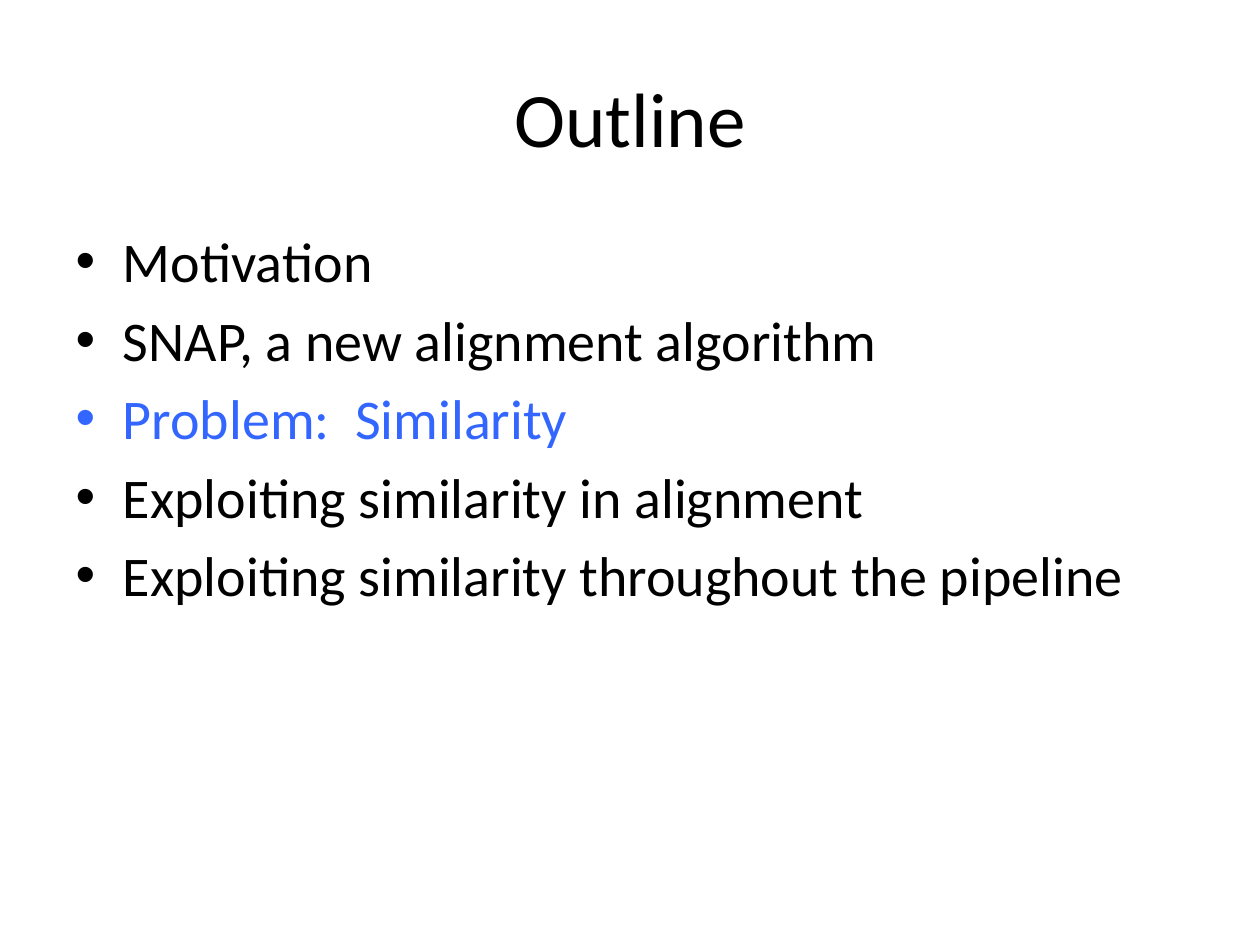
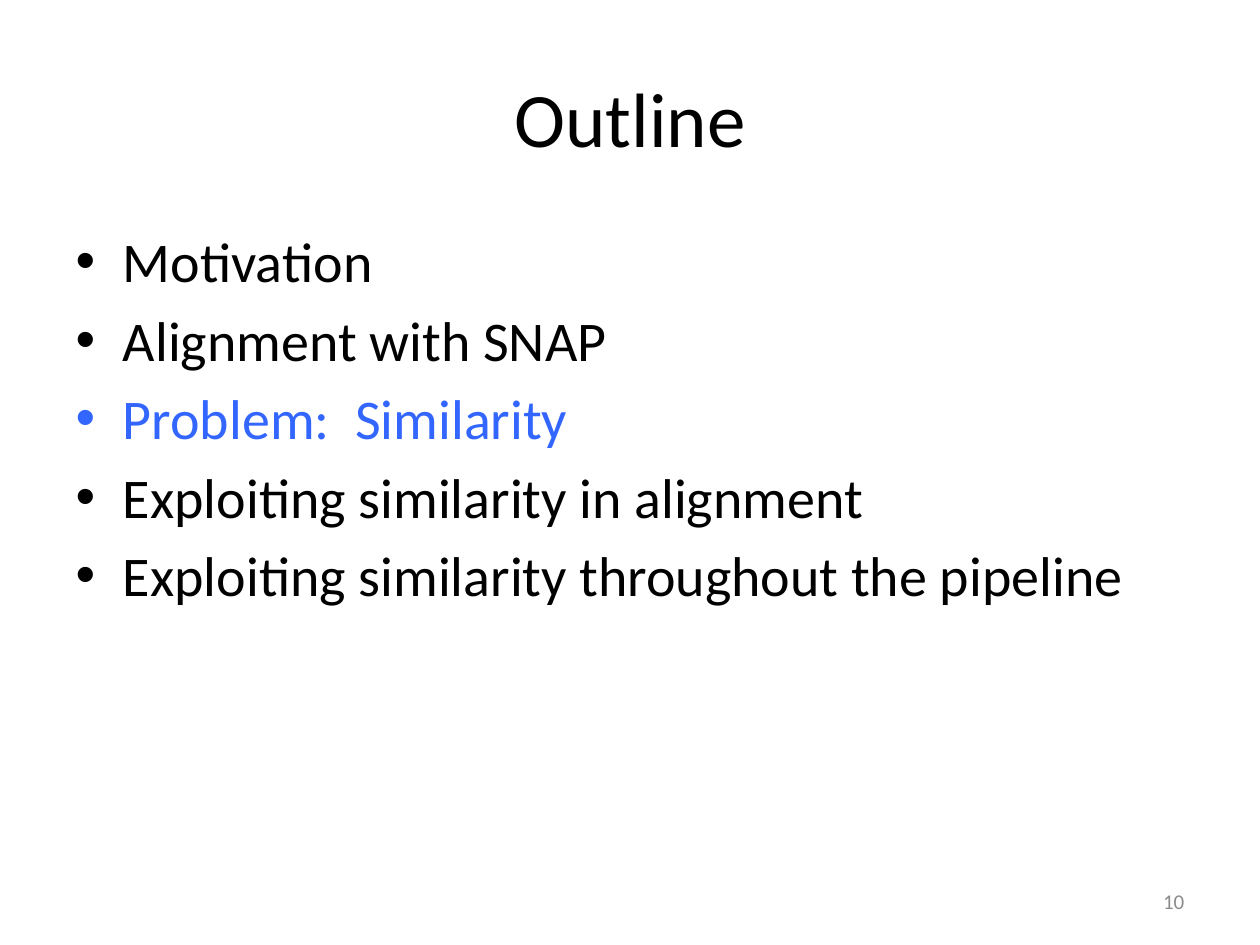
Before and after one commit to kristalcurtis/quals, a slide deck: slide 11 of slides/11.26.12 Quals (v1c).pptx (slide 17 before the commit). Drawn at 1260x945 pixels with LibreOffice and Linux fonts; fonts in the diff are those of the drawing. Boxes give left, top, right and bottom in pixels: in the first picture for what was removed or moved away, otherwise in the second. Text is boxed around its words. In the diff, an @@ line names an element or a change of style, - is before the commit and + after.

```diff
--- a/slides/11.26.12 Quals (v1c).pptx
+++ b/slides/11.26.12 Quals (v1c).pptx
@@ text at (123, 322, 606, 371): text changed @@
-• SNAP, a new alignment algorithm
+• Alignment with SNAP
@@ page number added at (1163, 895, 1184, 909), 12 pt, text #8C8C8C @@
+10
```
Also in this commit, not shown: 47 other slides changed, 1 slide added, 5 slides removed, 3 other files.
